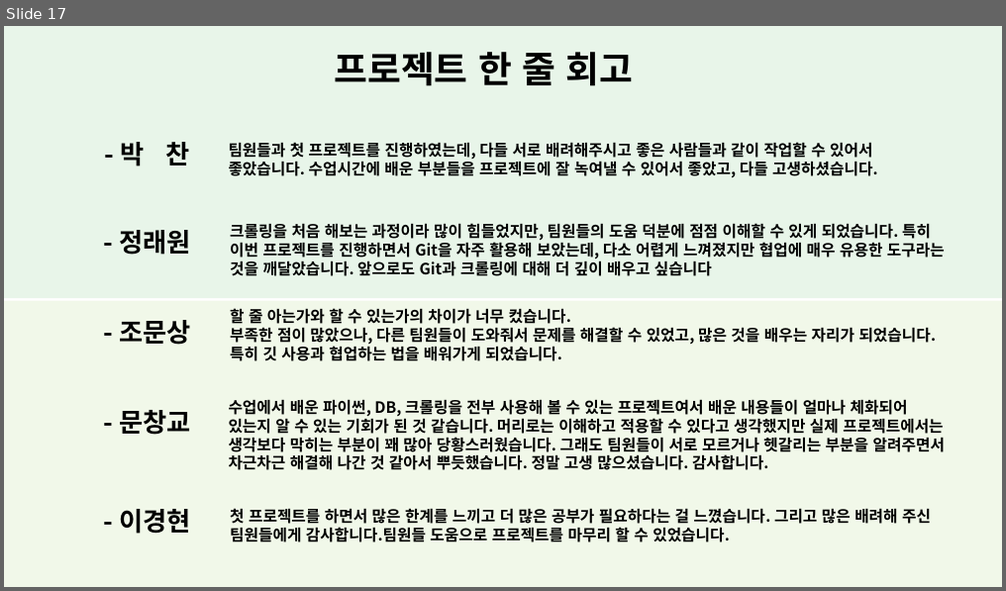
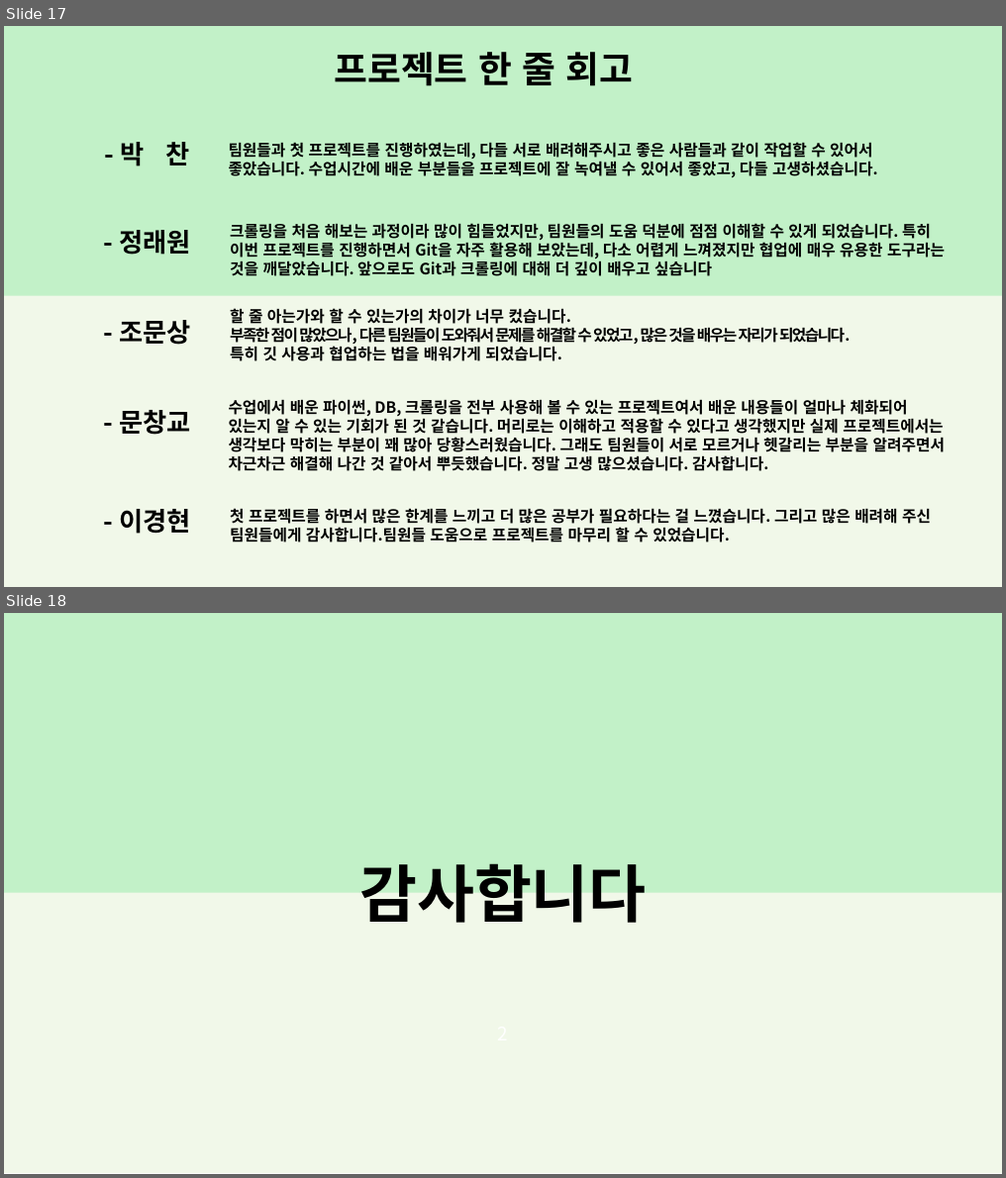
Before and after one commit to SKNETWORKS-FAMILY-AICAMP/SKN20-1ST-5TEAM-, a slide deck: 발표/5조최종.pptx. Shown one above the other, each under a label of ours: slide 17 before the commit, slides 17 and 18 after it. The pictures are 1006x591 and 1006x1178 pixels, drawn with LibreOffice and Linux fonts; fonts in the diff are those of the drawing. Boxes give left, top, right and bottom in pixels: in the first picture for what was removed or moved away, otherwise in the second. Text is boxed around its words. In the diff, an @@ line names an element or a change of style, - is before the commit and + after.

```diff
--- a/발표/5조최종.pptx
+++ b/발표/5조최종.pptx
@@ slide 18 added at (x1=4, y1=613, x2=1002, y2=1174), background #FFFFFF @@
@@ rectangle added at (x1=4, y1=613, x2=1002, y2=894), fill #C2F1C8 @@
@@ text added at (x1=359, y1=863, x2=647, y2=932), 60 pt, text #000000, bold @@
+감사합니다
@@ rectangle added at (x1=4, y1=893, x2=1002, y2=1173), fill #F1F8E9 @@
@@ slide 17 changed as well @@
@@ rectangle at (x1=4, y1=26, x2=1002, y2=298): fill #E8F5E9 to #C2F1C8 @@
@@ rectangle "2" resized from (x1=4, y1=301, x2=1002, y2=587) to (x1=4, y1=296, x2=1002, y2=587) @@
@@ text at (x1=230, y1=325, x2=849, y2=346): letter spacing 0 to -1.5 pt in "부족한 점이 많았으나, 다른 팀원들이 도와줘서 문제를 ..." @@
```
Also in this commit, not shown: 16 other slides changed.
